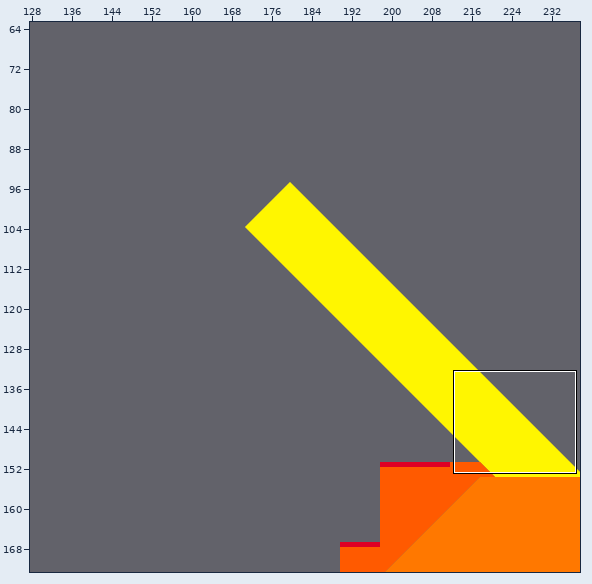
A Tiled map gets an edit: maps/nivel_1_2_1.tmx. Above, an overview of the earlier version with the close-up marked.
Close-up. Before the edit:
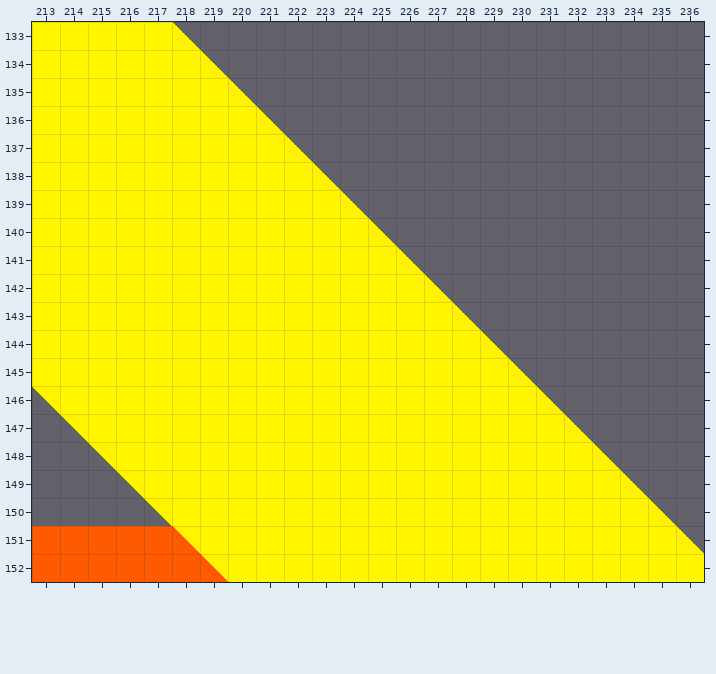
Cells are 32x32 px. Shown: x 213..236, y 133..152. The commit also changed other parts of the map, which this record leaves out.
And afterwards:
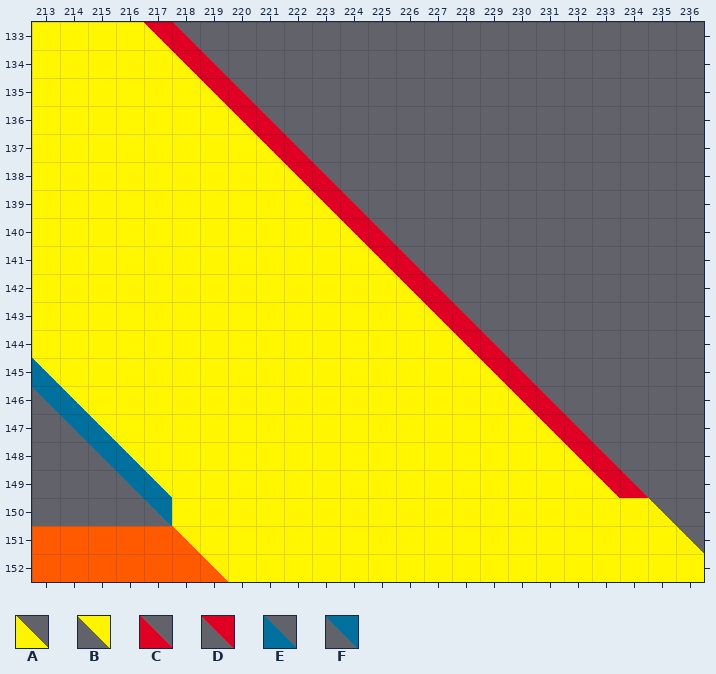
Key: from "tile1": A 25, B 27, C 57, D 59, E 65, F 67.
_ is an empty cell.
From old to new:
Layer "Capa de Patrones 1":
Tile C replaces tile A in row 133 at x 218; in row 134 at x 219; in row 135 at x 220; in row 136 at x 221; in row 137 at x 222; in row 138 at x 223.
Tile C replaces tile A in row 139 at x 224; in row 140 at x 225; in row 141 at x 226; in row 142 at x 227; in row 143 at x 228; in row 144 at x 229.
Tile C replaces tile A in row 145 at x 230; in row 146 at x 231; in row 147 at x 232; in row 148 at x 233; in row 149 at x 234.
Tile F replaces tile B in row 146 at x 213; in row 147 at x 214; in row 148 at x 215; in row 149 at x 216; in row 150 at x 217.
Layer "Capa de patrones 2":
Tile D is added in row 133 at x 217; in row 134 at x 218; in row 135 at x 219; in row 136 at x 220; in row 137 at x 221; in row 138 at x 222.
Tile D is added in row 139 at x 223; in row 140 at x 224; in row 141 at x 225; in row 142 at x 226; in row 143 at x 227; in row 144 at x 228.
Tile D is added in row 145 at x 229; in row 146 at x 230; in row 147 at x 231; in row 148 at x 232; in row 149 at x 233.
Tile E is added in row 145 at x 213; in row 146 at x 214; in row 147 at x 215; in row 148 at x 216; in row 149 at x 217.
Pixel boxes of the changes (left, top, right, bottom) in both close-ups:
changed: (32, 22, 648, 526)
